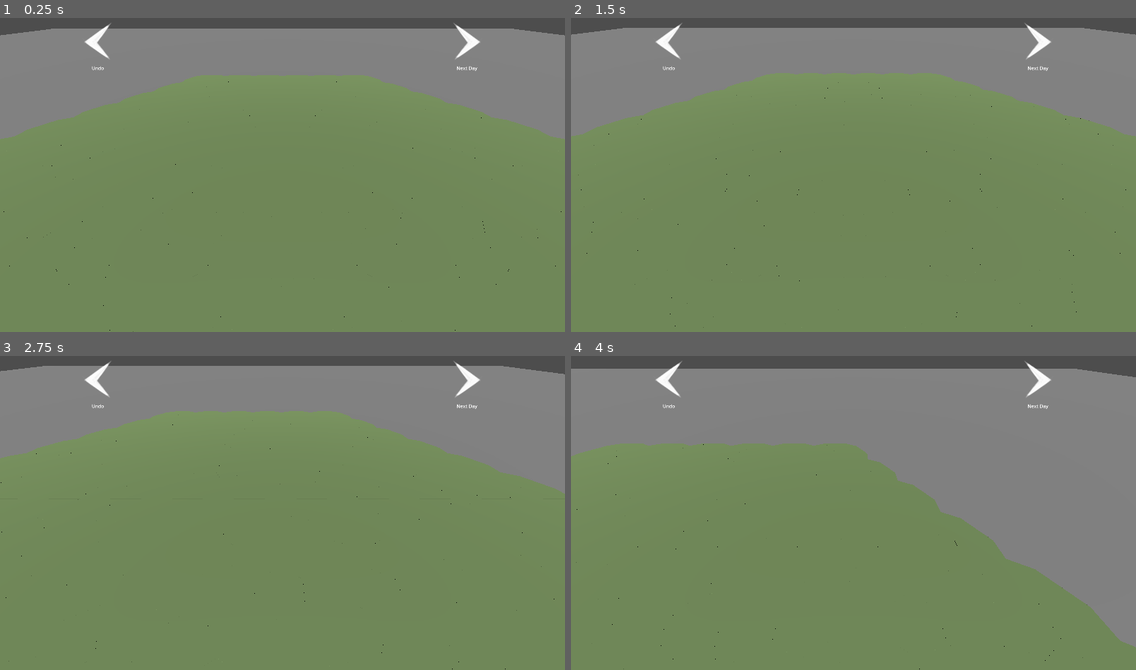
Above: before the commit, frames 1-4 (two rows, left to right).
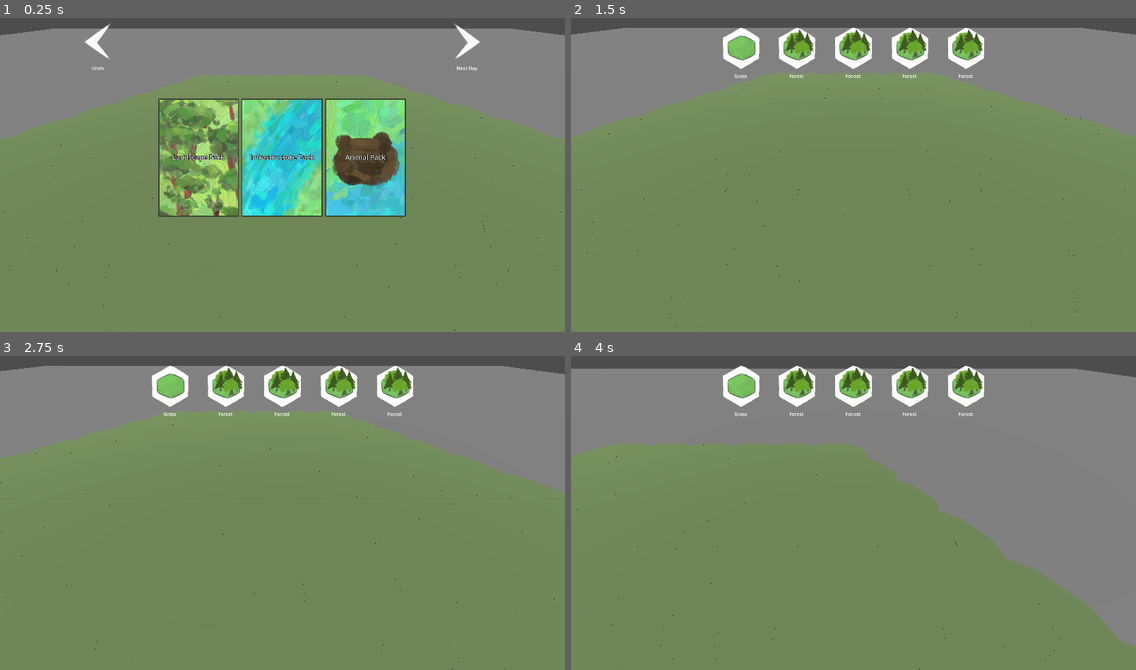
Above: after the commit, the same moments.

Repository: justfordoener/schmuck-of-schmiles
Game: Godot game, scene res://levels/Level_1.tscn
Two runs of this game, one before a commit and one after it. Both use one fixed random seed, a clock stepped at 60 frames per second and the inputs below. This scene is started directly instead of the project's main scene.
Inputs (mouse positions are in pixels of both pictures, inside the frame that each line leads up to):
- Up to frame 1 (0.25 s): no input
- Up to frame 2 (1.5 s): click (667, 39) at 0.5 s; click (768, 156) at 1.25 s, where only the run after the commit has a clickable "Landscape Pack"
- Up to frame 3 (2.75 s): tap Enter at 2 s; move the mouse to (406, 494) at 2.02 s; hold D (move_right) from 2.03 s (still down); hold Right mouse button (camera_drag) from 2.03 s (still down); click (406, 494) at 2.17 s; tap Space at 2.27 s
- Up to frame 4 (4 s): move the mouse to (825, 513) at 2.77 s; release D (move_right) at 2.78 s; release Right mouse button (camera_drag) at 2.78 s; hold W (move_forward) 2.78-3.53 s; click (825, 513) at 2.85 s; tap Space at 3.02 s; move the mouse to (910, 440) at 3.52 s; hold D (move_right) from 3.53 s (still down); tap Mouse wheel down (mouse_wheel_down) at 3.6 s; click (910, 440) at 3.67 s

The runs differ from the first frame. In frame 1, 14% of the frame differs, in the area x 28-72%, y 25-64%; in frame 2, 3.7%; in frame 3, 3.7%; in frame 4, 3.7%.

Commit message:
Swaped level Texture Buttons to buttons

Diff:
--- a/book_of_tiles_godot/scenes/user_interface/HUD_canvas.tscn
+++ b/book_of_tiles_godot/scenes/user_interface/HUD_canvas.tscn
@@ -123,6 +123,7 @@
 vertical_alignment = 1
 
 [node name="TilePacks" type="Control" parent="."]
+visible = false
 layout_mode = 3
 anchors_preset = 15
 anchor_right = 1.0
@@ -131,7 +132,6 @@
 grow_vertical = 2
 
 [node name="TilePackSelection" type="HBoxContainer" parent="TilePacks"]
-visible = false
 layout_mode = 1
 anchors_preset = 8
 anchor_left = 0.5
--- a/book_of_tiles_godot/scenes/user_interface/menus/main_menu.tscn
+++ b/book_of_tiles_godot/scenes/user_interface/menus/main_menu.tscn
@@ -135,105 +135,33 @@
 layout_mode = 2
 theme_override_constants/separation = 40
 
-[node name="Level1" type="TextureButton" parent="LevelScreen/LevelSelection/HBoxContainer/Page1/VBoxContainer/HBoxContainer" groups=["snappable_ui"]]
-custom_minimum_size = Vector2(200, 100)
-layout_mode = 2
-
-[node name="RichTextLabel" type="RichTextLabel" parent="LevelScreen/LevelSelection/HBoxContainer/Page1/VBoxContainer/HBoxContainer/Level1"]
-custom_minimum_size = Vector2(150, 130)
-layout_mode = 1
-anchors_preset = 8
-anchor_left = 0.5
-anchor_top = 0.5
-anchor_right = 0.5
-anchor_bottom = 0.5
-offset_left = -75.0
-offset_top = -65.0
-offset_right = 75.0
-offset_bottom = 65.0
-grow_horizontal = 2
-grow_vertical = 2
-mouse_filter = 1
-bbcode_enabled = true
+[node name="Level1" type="Button" parent="LevelScreen/LevelSelection/HBoxContainer/Page1/VBoxContainer/HBoxContainer" groups=["snappable_ui"]]
+custom_minimum_size = Vector2(200, 100)
+layout_mode = 2
+theme_override_constants/outline_size = 5
 text = "Level 1"
-horizontal_alignment = 1
-vertical_alignment = 1
-
-[node name="Level2" type="TextureButton" parent="LevelScreen/LevelSelection/HBoxContainer/Page1/VBoxContainer/HBoxContainer" groups=["snappable_ui"]]
-custom_minimum_size = Vector2(200, 100)
-layout_mode = 2
-
-[node name="RichTextLabel" type="RichTextLabel" parent="LevelScreen/LevelSelection/HBoxContainer/Page1/VBoxContainer/HBoxContainer/Level2"]
-custom_minimum_size = Vector2(150, 130)
-layout_mode = 1
-anchors_preset = 8
-anchor_left = 0.5
-anchor_top = 0.5
-anchor_right = 0.5
-anchor_bottom = 0.5
-offset_left = -75.0
-offset_top = -65.0
-offset_right = 75.0
-offset_bottom = 65.0
-grow_horizontal = 2
-grow_vertical = 2
-mouse_filter = 1
-bbcode_enabled = true
+
+[node name="Level2" type="Button" parent="LevelScreen/LevelSelection/HBoxContainer/Page1/VBoxContainer/HBoxContainer" groups=["snappable_ui"]]
+custom_minimum_size = Vector2(200, 100)
+layout_mode = 2
+theme_override_constants/outline_size = 5
 text = "Level 2"
-horizontal_alignment = 1
-vertical_alignment = 1
 
 [node name="HBoxContainer2" type="HBoxContainer" parent="LevelScreen/LevelSelection/HBoxContainer/Page1/VBoxContainer"]
 layout_mode = 2
 theme_override_constants/separation = 40
 
-[node name="Level3" type="TextureButton" parent="LevelScreen/LevelSelection/HBoxContainer/Page1/VBoxContainer/HBoxContainer2" groups=["snappable_ui"]]
-custom_minimum_size = Vector2(200, 100)
-layout_mode = 2
-
-[node name="RichTextLabel" type="RichTextLabel" parent="LevelScreen/LevelSelection/HBoxContainer/Page1/VBoxContainer/HBoxContainer2/Level3"]
-custom_minimum_size = Vector2(150, 130)
-layout_mode = 1
-anchors_preset = 8
-anchor_left = 0.5
-anchor_top = 0.5
-anchor_right = 0.5
-anchor_bottom = 0.5
-offset_left = -75.0
-offset_top = -65.0
-offset_right = 75.0
-offset_bottom = 65.0
-grow_horizontal = 2
-grow_vertical = 2
-mouse_filter = 1
-bbcode_enabled = true
+[node name="Level3" type="Button" parent="LevelScreen/LevelSelection/HBoxContainer/Page1/VBoxContainer/HBoxContainer2" groups=["snappable_ui"]]
+custom_minimum_size = Vector2(200, 100)
+layout_mode = 2
+theme_override_constants/outline_size = 5
 text = "Level 3"
-horizontal_alignment = 1
-vertical_alignment = 1
-
-[node name="Level4" type="TextureButton" parent="LevelScreen/LevelSelection/HBoxContainer/Page1/VBoxContainer/HBoxContainer2" groups=["snappable_ui"]]
-custom_minimum_size = Vector2(200, 100)
-layout_mode = 2
-
-[node name="RichTextLabel" type="RichTextLabel" parent="LevelScreen/LevelSelection/HBoxContainer/Page1/VBoxContainer/HBoxContainer2/Level4"]
-custom_minimum_size = Vector2(150, 130)
-layout_mode = 1
-anchors_preset = 8
-anchor_left = 0.5
-anchor_top = 0.5
-anchor_right = 0.5
-anchor_bottom = 0.5
-offset_left = -75.0
-offset_top = -65.0
-offset_right = 75.0
-offset_bottom = 65.0
-grow_horizontal = 2
-grow_vertical = 2
-mouse_filter = 1
-bbcode_enabled = true
+
+[node name="Level4" type="Button" parent="LevelScreen/LevelSelection/HBoxContainer/Page1/VBoxContainer/HBoxContainer2" groups=["snappable_ui"]]
+custom_minimum_size = Vector2(200, 100)
+layout_mode = 2
+theme_override_constants/outline_size = 5
 text = "Level 4"
-horizontal_alignment = 1
-vertical_alignment = 1
 
 [node name="Spacer" type="Control" parent="LevelScreen/LevelSelection/HBoxContainer"]
 custom_minimum_size = Vector2(15, 0)
--- a/book_of_tiles_godot/scripts/UI/main_menu.gd
+++ b/book_of_tiles_godot/scripts/UI/main_menu.gd
@@ -8,7 +8,7 @@
 
 @export_category("LevelButtons")
 @export var level_back_button: Button
-@export var level_buttons: Array[TextureButton]
+@export var level_buttons: Array[Button]
 var level_folder = "res://levels/"
 var level_scenes: Array[String] = []
 
